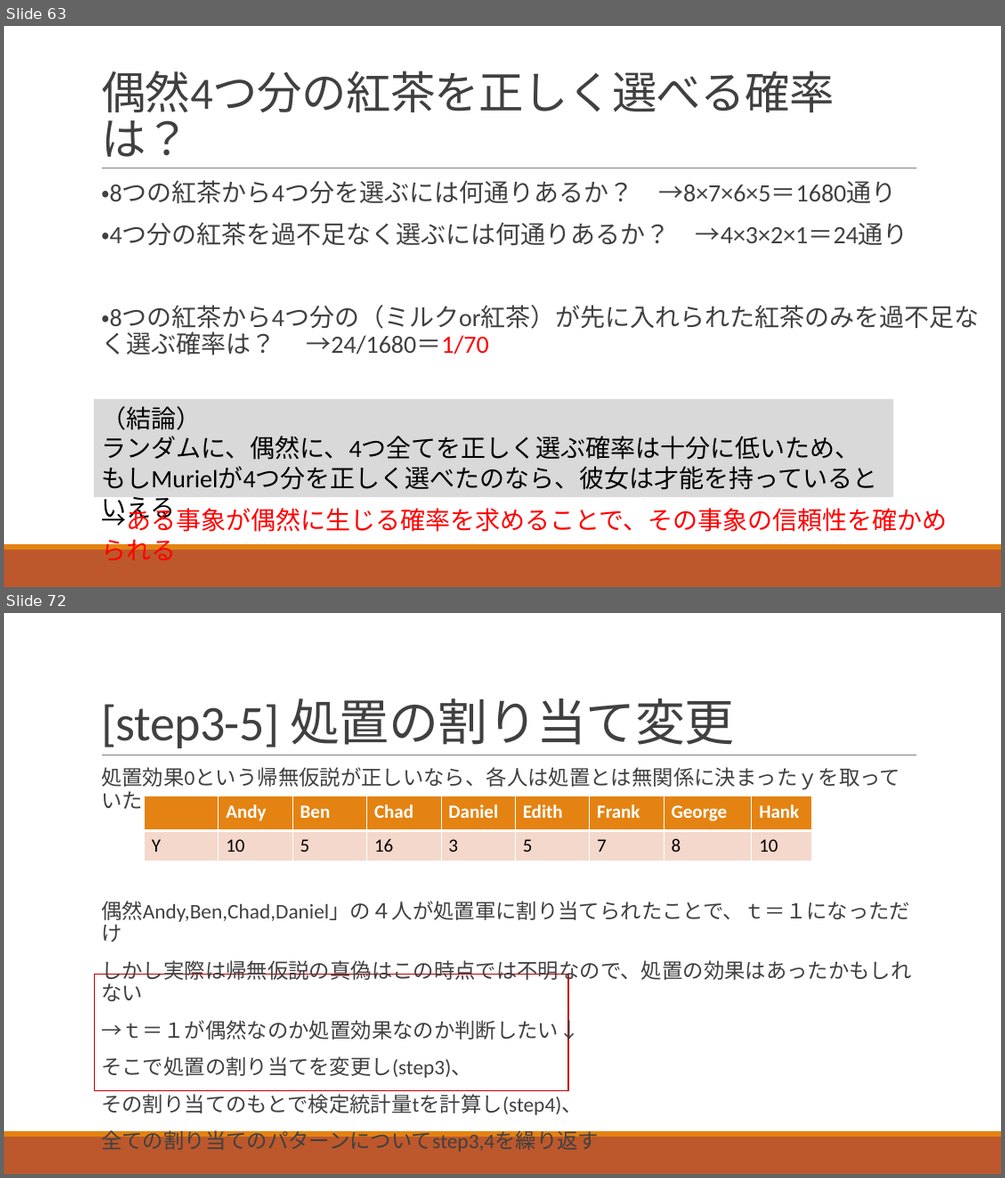
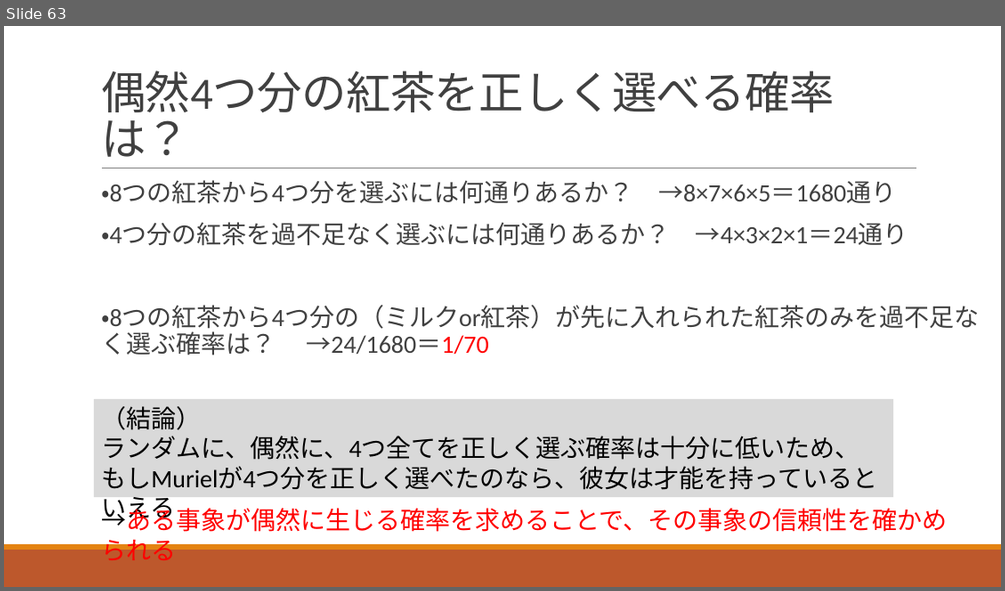
Before and after one commit to ritsuecon/owanseminar, a slide deck: 03-pocm/01-pocm_slides.pptx. Shown one above the other, each under a label of ours: slides 63 and 72 before the commit, slide 63 after it; the slides between them are not shown. The pictures are 1005x1178 and 1005x591 pixels, drawn with LibreOffice and Linux fonts; fonts in the diff are those of the drawing. Boxes give left, top, right and bottom in pixels: in the first picture for what was removed or moved away, otherwise in the second. Text is boxed around its words. In the diff, an @@ line names an element or a change of style, - is before the commit and + after.

```diff
--- a/03-pocm/01-pocm_slides.pptx
+++ b/03-pocm/01-pocm_slides.pptx
@@ slide 72 removed at [4, 613, 1001, 1174], background #FFFFFF; not listed: 3 template elements that a slide beside it also shows @@
@@ title removed at [101, 698, 734, 748] @@
-[step3-5] 処置の割り当て変更
@@ text removed at [101, 767, 912, 1151] @@
-  処置効果0という帰無仮説が正しいなら、各人は処置とは無関係に決まったｙを取っていた
-  偶然Andy,Ben,Chad,Daniel」の４人が処置軍に割り当てられたことで、ｔ＝１になっただけ
-  しかし実際は帰無仮説の真偽はこの時点では不明なので、処置の効果はあったかもしれない
-  →ｔ＝１が偶然なのか処置効果なのか判断したい↓
-  そこで処置の割り当てを変更し(step3)、
-  その割り当てのもとで検定統計量tを計算し(step4)、
-  全ての割り当てのパターンについてstep3,4を繰り返す
@@ table removed at [145, 796, 811, 857], 2 rows, 9 columns @@
- | Andy | Ben | Chad | Daniel | Edith | Frank | George | Hank
-Y | 10 | 5 | 16 | 3 | 5 | 7 | 8 | 10
@@ rectangle removed at [95, 974, 568, 1091] @@
```
Also in this commit, not shown: 13 slides changed, 15 slides added, 10 other slides removed.
